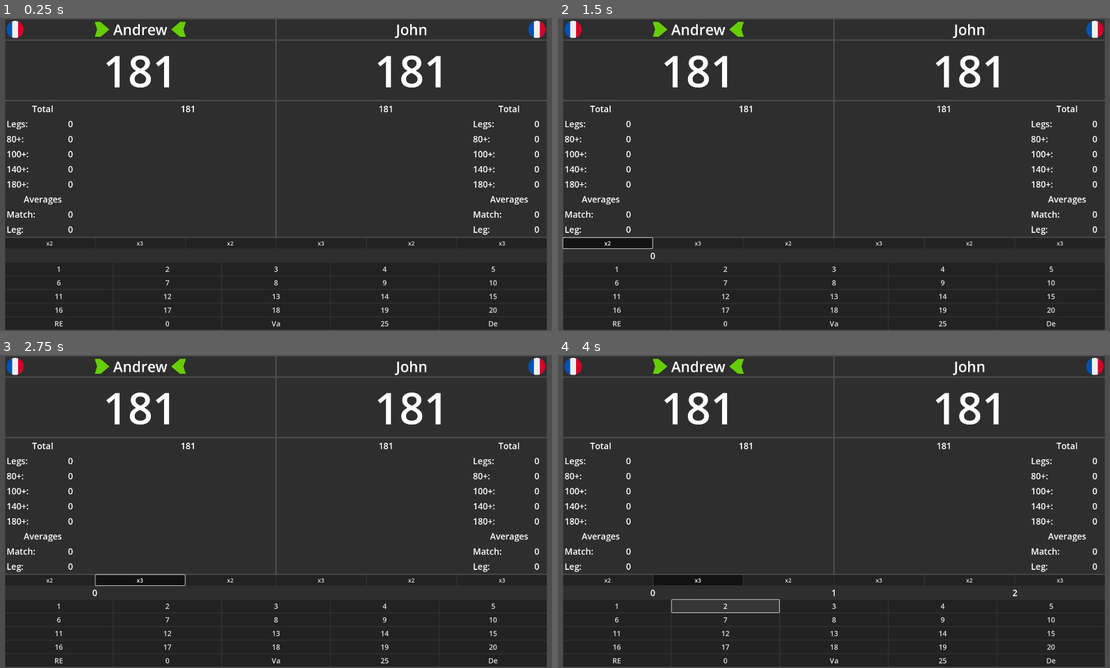
Above: before the commit, frames 1-4 (two rows, left to right).
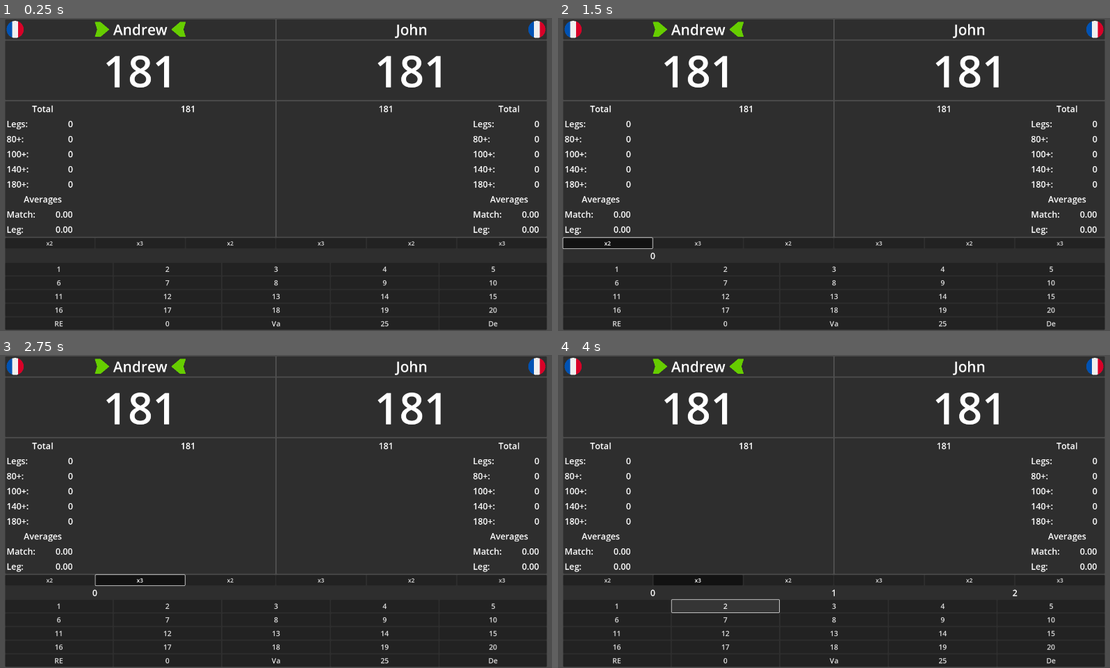
Above: after the commit, the same moments.

Repository: Duschmolll/liDarts
Game: Godot game, scene res://x_01.tscn
Same seed, same stepped clock (60 frames per second), same inputs: the game is played once before the commit and once after it. This scene is started directly instead of the project's main scene.
Inputs:
- Up to frame 1 (0.25 s): no input
- Up to frame 2 (1.5 s): click "0" at 0.5 s; click "x2" at 1.25 s
- Up to frame 3 (2.75 s): click "x3" at 2 s
- Up to frame 4 (4 s): click "1" at 2.75 s; click "2" at 3.5 s

The runs differ from the first frame. In frame 1, 0.1% of the frame differs, in the area x 10-98%, y 61-69%; in frame 2, 0.1%; in frame 3, 0.1%; in frame 4, 0.1%.

Commit message:
Fix Redo

Diff:
--- a/script/player.gd
+++ b/script/player.gd
@@ -6,7 +6,7 @@
 var dart_3: int = 0
 var total_throw: int = 0
 var turn: bool = false
-var number_of_turn: int = 1
+var number_of_turn: int = 0
 var total_score: int = 0
 var target_score: int = 0
 var leg: int = 0
--- a/x_01.gd
+++ b/x_01.gd
@@ -113,7 +113,7 @@
 	for i in range(len(list_player)):
 		#Reseting Player Proprety
 		list_player[i].target_score = setting.score
-		list_player[i].number_of_turn = 1
+		list_player[i].number_of_turn = 0
 		list_player[i].turn = false
 		list_player[i].average = 0
 		list_player[i].score_80 = 0
@@ -130,7 +130,6 @@
 		list_player[i].history.get_children()[0].get_children()[0].get_children()[1].text = str(setting.score)
 		#Reset label of target score
 		list_player[i].target_score_label.text = str(setting.score)
-		print(list_player[i].name_label)
 		for k in range(0,3,2):
 			list_player[i].name_label.get_parent().get_children()[k].get_children()[0].visible = false
 
@@ -138,8 +137,8 @@
 		for k in range(2,6):
 			list_player[i].stat.get_children()[k].get_children()[1].text = "0"
 		list_player[i].stat.get_children()[1].get_children()[1].text = str(list_player[i].leg)
-		list_player[i].stat.get_children()[7].get_children()[1].text = "0"
-		list_player[i].stat.get_children()[8].get_children()[1].text = str(list_player[i].average_per_leg)
+		list_player[i].stat.get_children()[7].get_children()[1].text = "0.00"
+		list_player[i].stat.get_children()[8].get_children()[1].text = "%.2f" % list_player[i].average_per_leg
 
 	player_01.turn = true
 	player_01.name_label.get_parent().get_children()[0].get_children()[0].visible =  true
@@ -171,8 +170,6 @@
 
 	var new_score = player.target_score - player.total_throw
 
-	_update_stats_average(player)
-
 	if (new_score > 0): #Hit
 
 		if (setting.double_out == true && new_score == 1):
@@ -190,6 +187,8 @@
 		if (setting.double_out == false): #Double Out rule is not active
 			number_of_leg += 1
 			player.leg += 1
+			player.number_of_turn += 1
+			_update_stats_average(player)
 			_start_game()
 		else: # Double Out is active
 			var dart_value_check = [dart_3_value_check, dart_2_value_check, dart_1_value_check]
@@ -201,6 +200,8 @@
 						number_of_leg += 1
 						player.leg += 1
 						double_out = true
+						player.number_of_turn += 1
+						_update_stats_average(player)
 						_start_game()
 						break
 			if (double_out == false):
@@ -229,9 +230,9 @@
 func _update_stats_average(player: Player):
 
 	player.average = float(player.total_score) / float(player.number_of_turn)
-	player.stat.get_children()[7].get_children()[1].text = str(player.average)
+	player.stat.get_children()[7].get_children()[1].text =  "%.2f" % player.average
 	player.average_per_leg = player.average / number_of_leg
-	player.stat.get_children()[8].get_children()[1].text = str(player.average_per_leg)
+	player.stat.get_children()[8].get_children()[1].text = "%.2f" % player.average_per_leg
 
 func _new_score(player: Player, new_score):
 	_update_stats_total(player)
@@ -258,29 +259,38 @@
 		path_container[1].text = str(player.target_score)
 
 	player.number_of_turn += 1
+	_update_stats_average(player)
 
 func _bust(player: Player):
-	if player.number_of_turn < 9: #adding score to each label till they're full
-		var temp = player.history.get_children()[player.number_of_turn].get_children()[0].get_children()
-		temp[0].text = "0"
-		temp[1].text = str(player.target_score)
-
-	else: #Looping throught the historic to update each on the next one while adding the newer score
-		for i in range(8):
-			var path_container = player.history.get_children()[i].get_children()[0].get_children()
-			var path_container_next = player.history.get_children()[i+1].get_children()[0].get_children()
+
+	var value_changed = false
+
+	for i in range(9):#adding score to each label till they're full
+		var path_container = player.history.get_children()[i].get_children()[0].get_children()
+		if path_container[1].text == "":
+			path_container[0].text = "0"
+			path_container[1].text = str(player.target_score)
+			value_changed = true
+			break
+
+	if value_changed == false: #Looping throught the historic to update each on the next one while adding the newer score
+		for k in range(8):
+			var path_container = player.history.get_children()[k].get_children()[0].get_children()
+			var path_container_next = player.history.get_children()[k+1].get_children()[0].get_children()
 			path_container[0].text = path_container_next[0].text
 			path_container[1].text = path_container_next[1].text
 		var path_container = player.history.get_children()[8].get_children()[0].get_children()
 		path_container[0].text = "0"
 		path_container[1].text = str(player.target_score)
+
 	player.number_of_turn += 1
+	_update_stats_average(player)
 
 func _redo_input():
 
 	_reset_input()
 	#Pick which player to redo
-	if player_01.number_of_turn > 1 || player_02.number_of_turn > 1:
+	if player_01.number_of_turn > 0 || player_02.number_of_turn > 0:
 		var player: Player
 		if player_01.turn == true:
 			player = player_02
@@ -297,26 +307,30 @@
 				player_01.name_label.get_parent().get_children()[k].get_children()[0].visible =  true
 				player_02.name_label.get_parent().get_children()[k].get_children()[0].visible = false
 
-		if player.number_of_turn == 2:
-			var path_container = player.history.get_children()[player.number_of_turn].get_children()[0].get_children()
+		if player.number_of_turn == 1:
+			var path_container = player.history.get_children()[1].get_children()[0].get_children()
 			player.total_throw = 0
 			player.target_score = setting.score
 			player.number_of_turn -= 1
-			path_container = player.history.get_children()[player.number_of_turn].get_children()[0].get_children()
 			path_container[0].text = ""
 			path_container[1].text = ""
-
-		elif player.number_of_turn > 2:
+			_back_stats(player)
+
+		elif player.number_of_turn > 1:
 			var cant_redo = true
 			for i in range(8,0,-1):
 				var path_container = player.history.get_children()[i].get_children()[0].get_children()
 				if path_container[1].text != "":
+					player.total_throw = int(path_container[0].text)
 					player.target_score += player.total_throw
-					player.total_throw = player.total_throw - int(path_container[0].text)
+					player.total_score -= player.total_throw
 					player.number_of_turn -= 1
 					path_container = player.history.get_children()[i].get_children()[0].get_children()
 					path_container[0].text = ""
 					path_container[1].text = ""
+
+					#Update Stats:
+					_back_stats(player)
 					cant_redo = false
 					break
 			if cant_redo == true:
@@ -332,10 +346,30 @@
 					for k in range(0,3,2):
 						player_01.name_label.get_parent().get_children()[k].get_children()[0].visible =  true
 						player_02.name_label.get_parent().get_children()[k].get_children()[0].visible = false
+
 		player.target_score_label.text = str(player.target_score)
-		_update_stats_average(player)
-		_update_stats_total(player)
-
+
+func _back_stats(player: Player):
+	if player.number_of_turn == 0:
+		player.average = 0.00
+	else:
+		player.average = float(player.total_score) / float(player.number_of_turn)
+	player.stat.get_children()[7].get_children()[1].text =  "%.2f" % player.average
+	player.average_per_leg = player.average / number_of_leg
+	player.stat.get_children()[8].get_children()[1].text = "%.2f" % player.average_per_leg
+
+	if player.total_throw in range(80,99):
+		player.score_80 -= 1
+		player.stat.get_children()[2].get_children()[1].text = str(player.score_80)
+	elif player.total_throw in range(100,139):
+		player.score_100 -= 1
+		player.stat.get_children()[3].get_children()[1].text = str(player.score_100)
+	elif player.total_throw in range(140,179):
+		player.score_140 -= 1
+		player.stat.get_children()[4].get_children()[1].text = str(player.score_140)
+	elif player.total_throw >= 180:
+		player.score_180 -= 1
+		player.stat.get_children()[5].get_children()[1].text = str(player.score_180)
 func _reset_input():
 	dart_1_label.text = ""
 	dart_1_value_check = false
Not shown, changed: credit.txt
